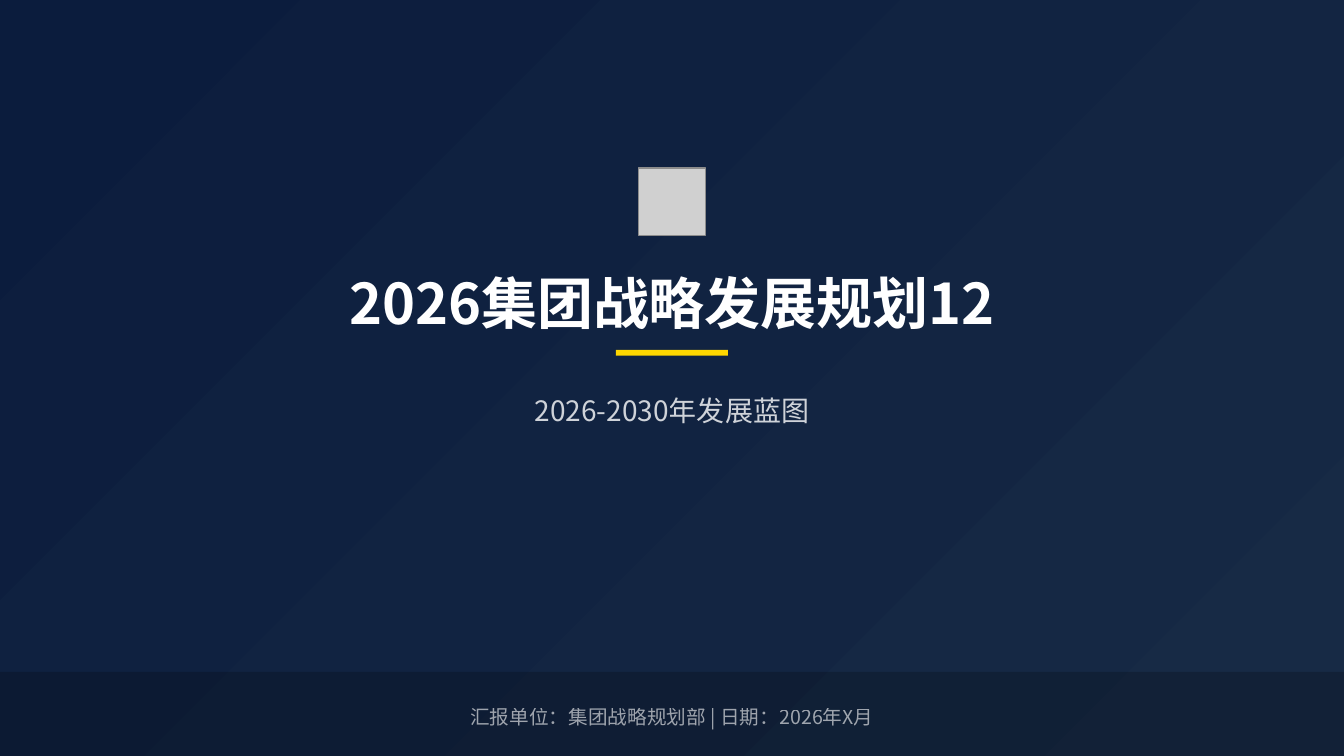
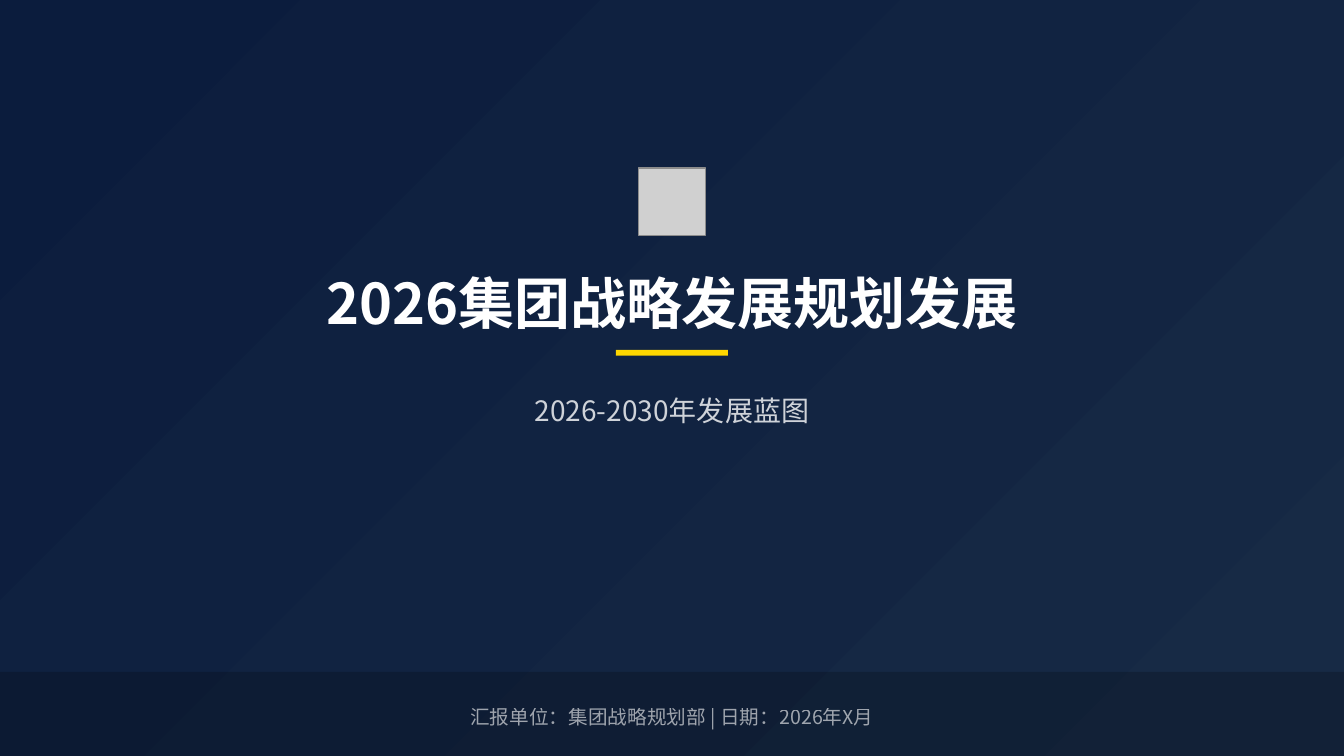
Before and after one commit to luck3yl/taskflow-studio, a slide deck: slide 1 of public/data/集团战略发展规划演示文稿模板.pptx. Drawn at 1344x756 pixels with LibreOffice and Linux fonts; fonts in the diff are those of the drawing; grey boxes stand for pictures. Boxes give left, top, right and bottom in pixels: in the first picture for what was removed or moved away, otherwise in the second. Text is boxed around its words. In the diff, an @@ line names an element or a change of style, - is before the commit and + after.

```diff
--- a/public/data/集团战略发展规划演示文稿模板.pptx
+++ b/public/data/集团战略发展规划演示文稿模板.pptx
@@ text at (x1=326, y1=276, x2=1017, y2=329): text changed @@
-2026集团战略发展规划12
+2026集团战略发展规划发展
```
Also in this commit, not shown: 3 other files.
